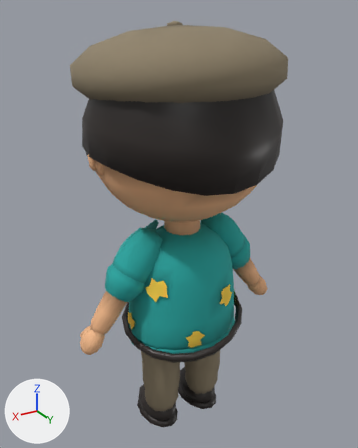
What one commit did to the glTF model game/assets/models/char_calo.glb.
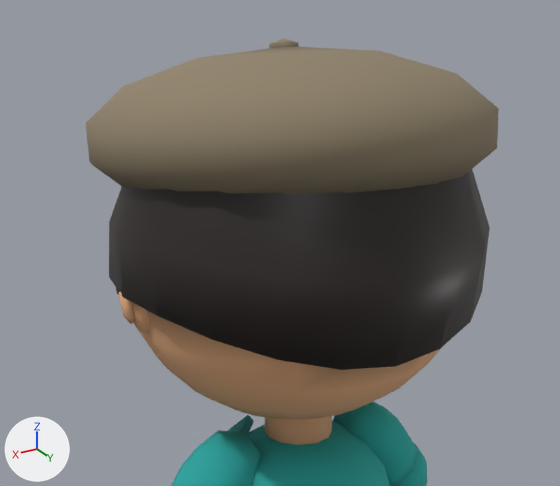
Each version appears first whole from a 50 mm lens placed at (0.615, 1.008, 1.121), pointed at (-0.019, -0.048, 0.594), and next in a close-up on the part from 7% to 90% of the width and 0% to 57% of the height. Every picture has the same lights, and +X, +Y and +Z are marked at lower left. The last two pictures show the newer version. Vertices at exactly the same position are counted once.

Script lines for the objects in view, before the commit:
```python
me_body = bpy.data.meshes.new('Body')
me_body.from_pydata(...)  # 2592 vertices, 4814 faces; spans x -0.297..0.297, y -0.308..0.234, z -0.001..1.101
# faces by material slot: [1472, 1374, 900, 936, 132]
me_body.materials.append(mat_m_skin)
me_body.materials.append(mat_m_dark)
me_body.materials.append(mat_m_tweed)
me_body.materials.append(mat_m_hawaii)
me_body.materials.append(mat_m_hawaiibloom)
ob_body = bpy.data.objects.new('Body', me_body)
ob_body.location = (0.0, 0.0, 0.0)
```
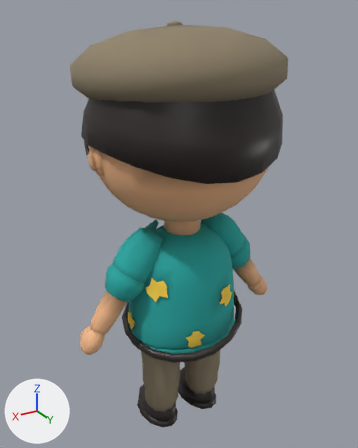
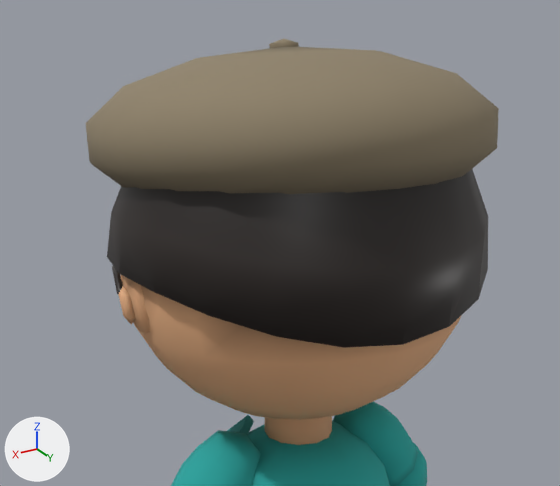
Pixel boxes [x1, y1, x2, y2] of what changed, in the close-ups (560 x 486 px; the box of a moved part takes in the faces that stretch with it):
part 1 of me_body, moved or reshaped: before [109, 169, 490, 370]; after [107, 169, 488, 348]
part 2 of me_body, edited (looks the same): [109, 182, 447, 393] in both
part 3 of me_body, recoloured: after [123, 276, 433, 361]
part 4 of me_body, recoloured: before [109, 211, 399, 384]; after [112, 200, 461, 384]

The change, as a list of edits to the scene's bpy script:
```text
Change me_body:
    where me_body.from_pydata(...)  # 2592 vertices, 4814 faces; spans x -0.297..0.297, y -0.308..0.234, z -0.001..1.101
    used by ob_body; location = (0.0, 0.0, 0.0)
    me_body part 1: 57 of 2592 vertices moved; they spanned x -0.241..0.241, y -0.209..0.23, z 0.763..0.924 and now span x -0.242..0.242, y -0.208..0.228, z 0.79..0.926; mean shift (0.0, 0.002, 0.018); largest move (0.0, 0.21, 0.763) -> (0.0, 0.221, 0.791)
    me_body part 2: 86 faces centred in x -0.241..0.24, y -0.21..0.213, z 0.744..1.001 are repainted in the vertex colours; the middle colour goes from white #f5f5f5 to white #f9f9f9
    me_body part 3: 50 faces centred in x -0.233..0.234, y -0.189..0.204, z 0.805..0.903 are repainted in the vertex colours; the middle colour goes from grey #bcbcbc to white #e6e6e6
    me_body part 4: 56 faces centred in x -0.235..0.236, y -0.212..0.2, z 0.758..0.948 are repainted in the vertex colours; the middle colour goes from light grey #d2d2d2 to white #f9f9f9
```
